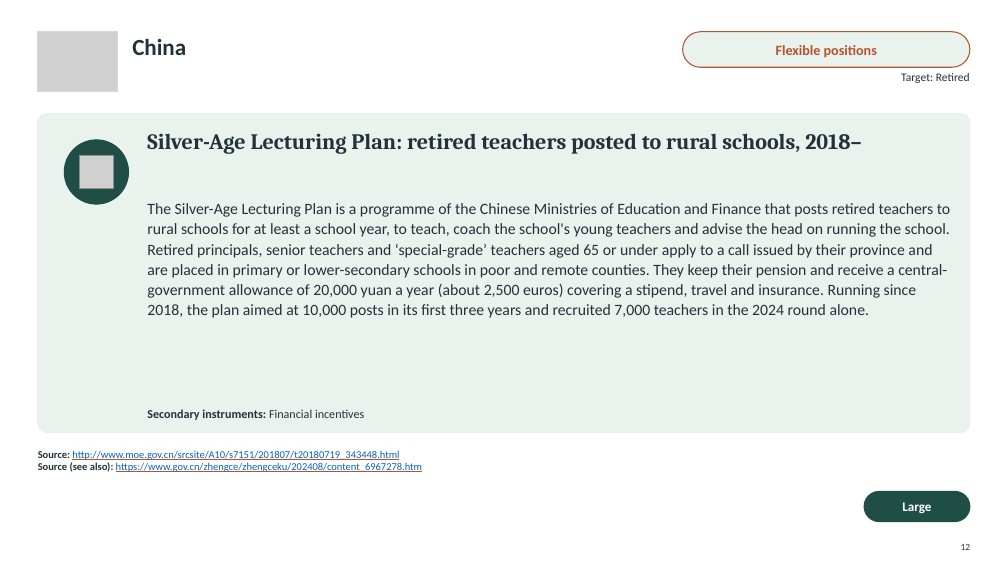
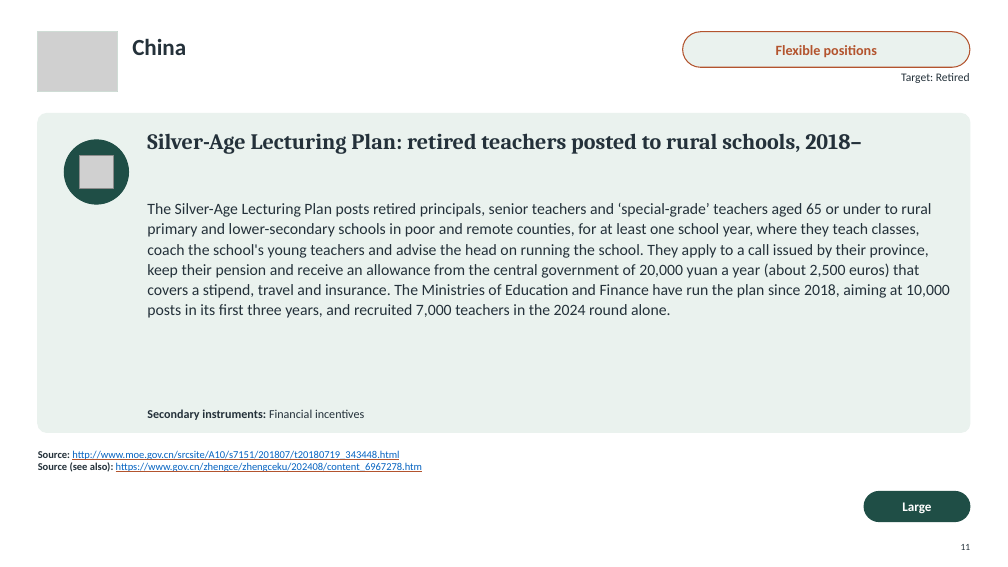
Before and after one commit to jedr1-ship-it/Alternative-Pathways----Quant, a slide deck: slide 11 of policies/Re-attracting_Former_Teachers.pptx (slide 12 before the commit). Drawn at 1008x567 pixels with LibreOffice and Linux fonts; fonts in the diff are those of the drawing; grey boxes stand for pictures. Boxes give left, top, right and bottom in pixels: in the first picture for what was removed or moved away, otherwise in the second. Text is boxed around its words. In the diff, an @@ line names an element or a change of style, - is before the commit and + after.

```diff
--- a/policies/Re-attracting_Former_Teachers.pptx
+++ b/policies/Re-attracting_Former_Teachers.pptx
@@ text at <box>147,203,950,318</box>: text changed @@
-The Silver-Age Lecturing Plan is a programme of the Chinese Ministries of Education and Finance that posts retired teachers to rural schools for at least a school year, to teach, coach the school's young teachers and advise the head on running the school. Retired principals, senior teachers and ‘special-grade’ teachers aged 65 or under apply to a call issued by their province and are placed in primary or lower-secondary schools in poor and remote counties. They keep their pension and receive a central-government allowance of 20,000 yuan a year (about 2,500 euros) covering a stipend, travel and insurance. Running since 2018, the plan aimed at 10,000 posts in its first three years and recruited 7,000 teachers in the 2024 round alone.
+The Silver-Age Lecturing Plan posts retired principals, senior teachers and ‘special-grade’ teachers aged 65 or under to rural primary and lower-secondary schools in poor and remote counties, for at least one school year, where they teach classes, coach the school's young teachers and advise the head on running the school. They apply to a call issued by their province, keep their pension and receive an allowance from the central government of 20,000 yuan a year (about 2,500 euros) that covers a stipend, travel and insurance. The Ministries of Education and Finance have run the plan since 2018, aiming at 10,000 posts in its first three years, and recruited 7,000 teachers in the 2024 round alone.
```
Also in this commit, not shown: 34 other slides changed, 1 slide removed, 4 other files.
